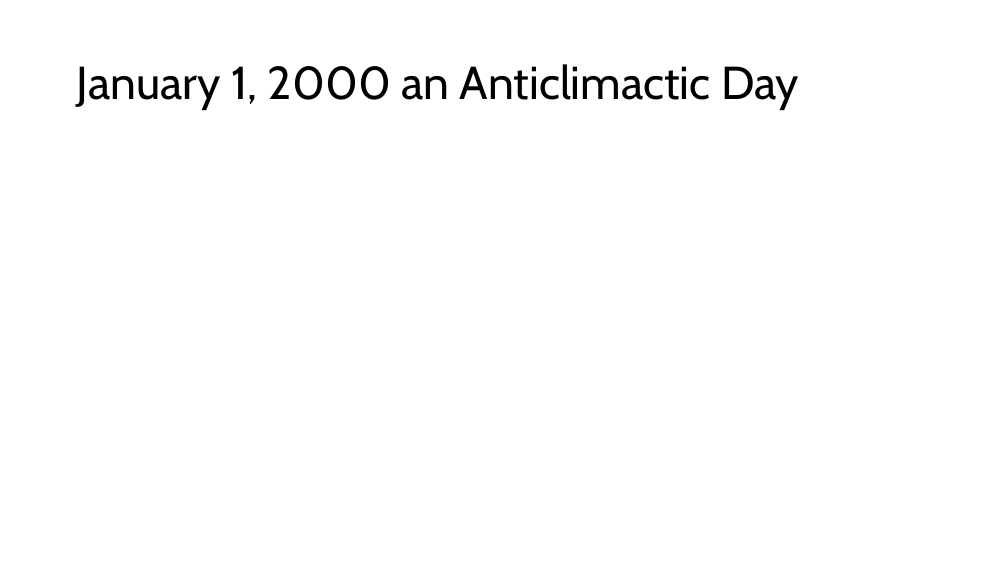
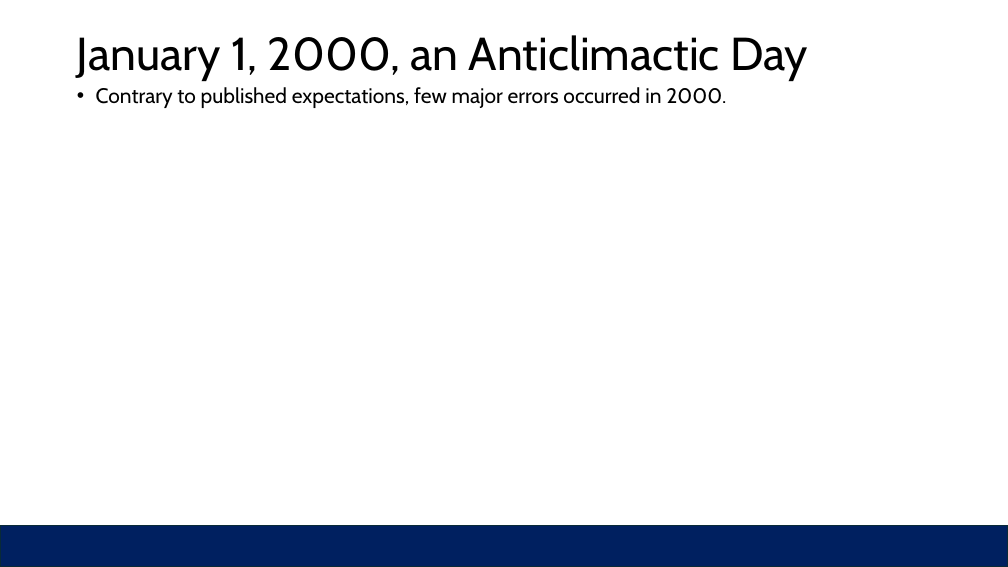
Before and after one commit to sheffy1926/Embedded_Lab_Reports, a slide deck: slide 7 of Y2K.pptx. Drawn at 1008x567 pixels with LibreOffice and Linux fonts; fonts in the diff are those of the drawing. Boxes give left, top, right and bottom in pixels: in the first picture for what was removed or moved away, otherwise in the second. Text is boxed around its words. In the diff, an @@ line names an element or a change of style, - is before the commit and + after.

```diff
--- a/Y2K.pptx
+++ b/Y2K.pptx
@@ title at (77, 35, 808, 81): text changed @@
-January 1, 2000 an Anticlimactic Day
+January 1, 2000, an Anticlimactic Day
@@ text added at (96, 87, 726, 108), 20 pt, text #000000 @@
+• Contrary to published expectations, few major errors occurred in 2000.
@@ rectangle added at (0, 526, 1008, 567), fill #002060, outline #092A39 1.5 pt @@
```
Also in this commit, not shown: 4 other slides changed, 7 slides added, 5 slides removed, 8 other files.
